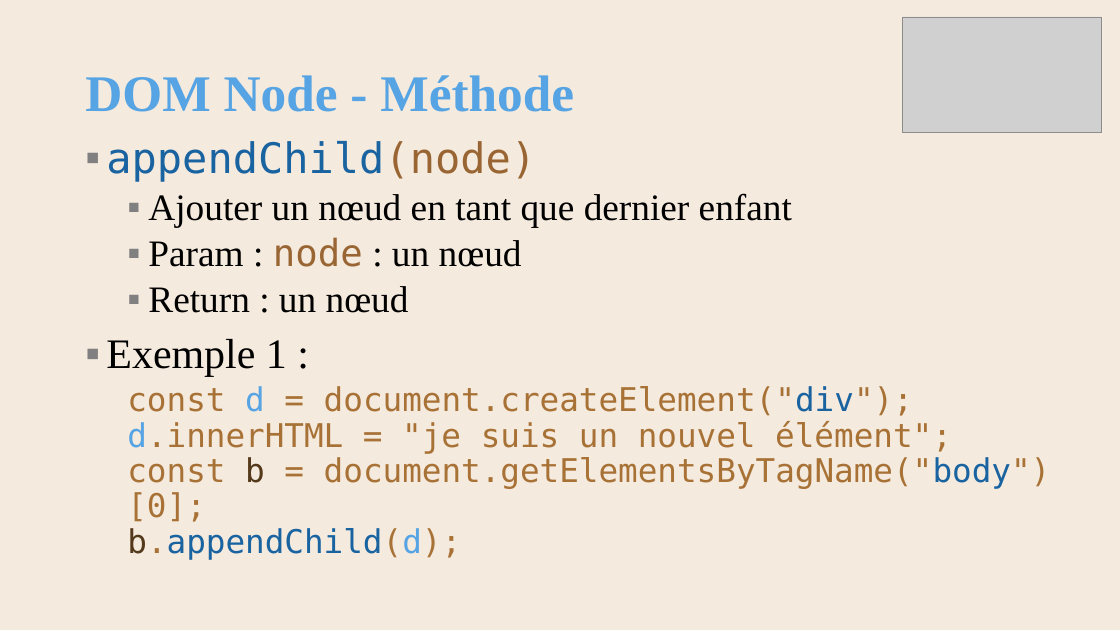
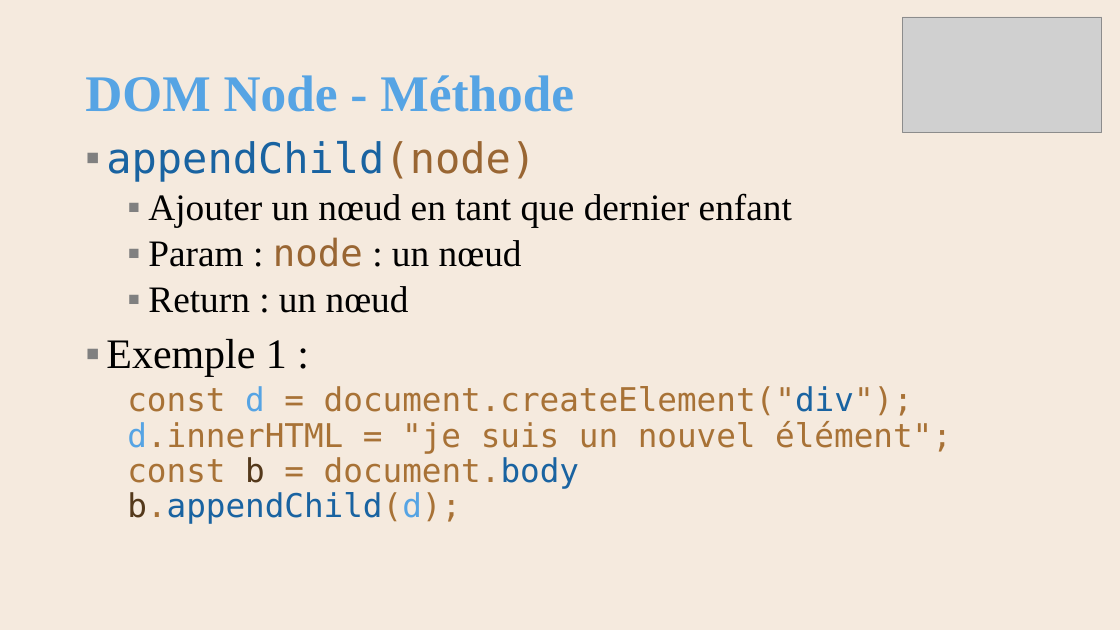
Before and after one commit to AlainWafflard/4IPW3, a slide deck: slide 37 of syllabus/17_javascript/syllabus_17_js.pptx (slide 36 before the commit). Drawn at 1120x630 pixels with LibreOffice and Linux fonts; fonts in the diff are those of the drawing; grey boxes stand for pictures; background and template pictures are left out. Boxes give left, top, right and bottom in pixels: in the first picture for what was removed or moved away, otherwise in the second. Text is boxed around its words. In the diff, an @@ line names an element or a change of style, - is before the commit and + after.

```diff
--- a/syllabus/17_javascript/syllabus_17_js.pptx
+++ b/syllabus/17_javascript/syllabus_17_js.pptx
@@ text at (x1=127, y1=386, x2=952, y2=524): text changed @@
-  const d = document.createElement("div");
-  d.innerHTML = "je suis un nouvel élément";
-  const b = document.getElementsByTagName("body")[0];
-  b.appendChild(d);
+  const d = document.createElement("div");
+  d.innerHTML = "je suis un nouvel élément";
+  const b = document.body
+  b.appendChild(d);
```
Also in this commit, not shown: 1 other slide changed, 1 slide added, 9 other files.
